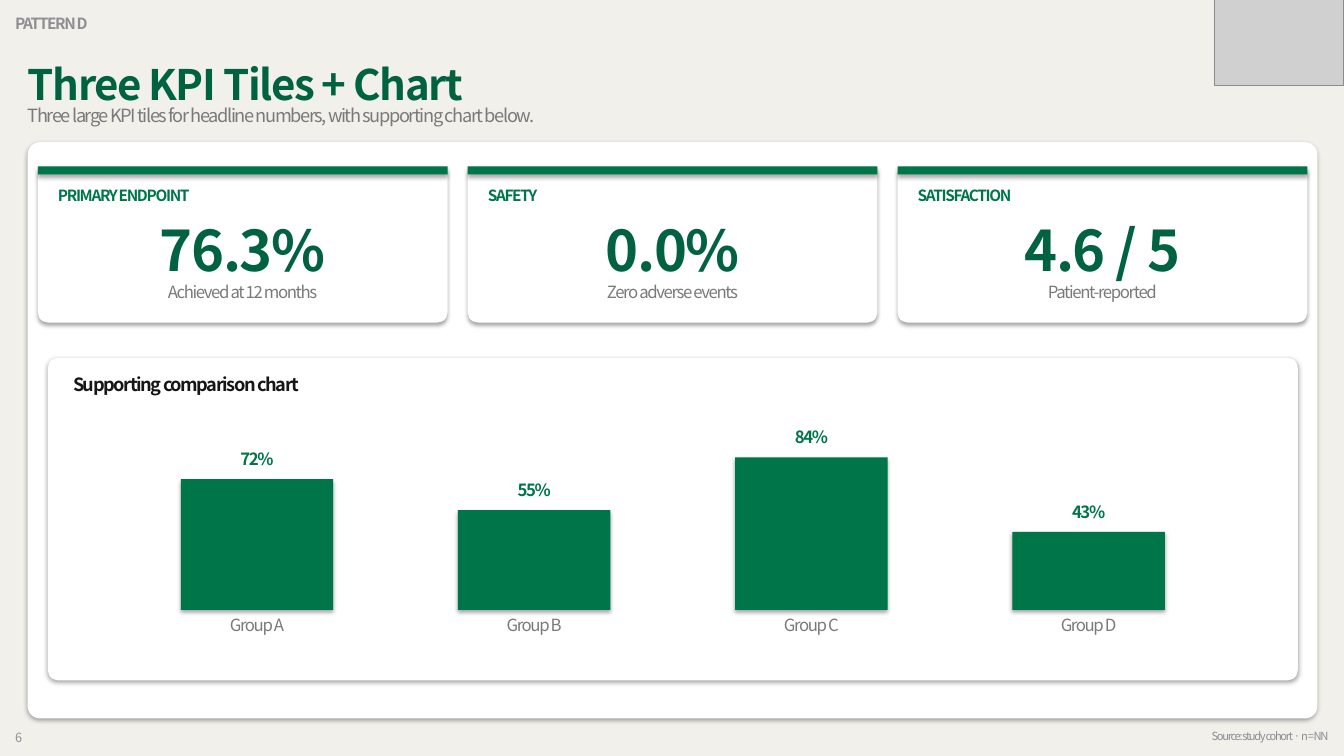
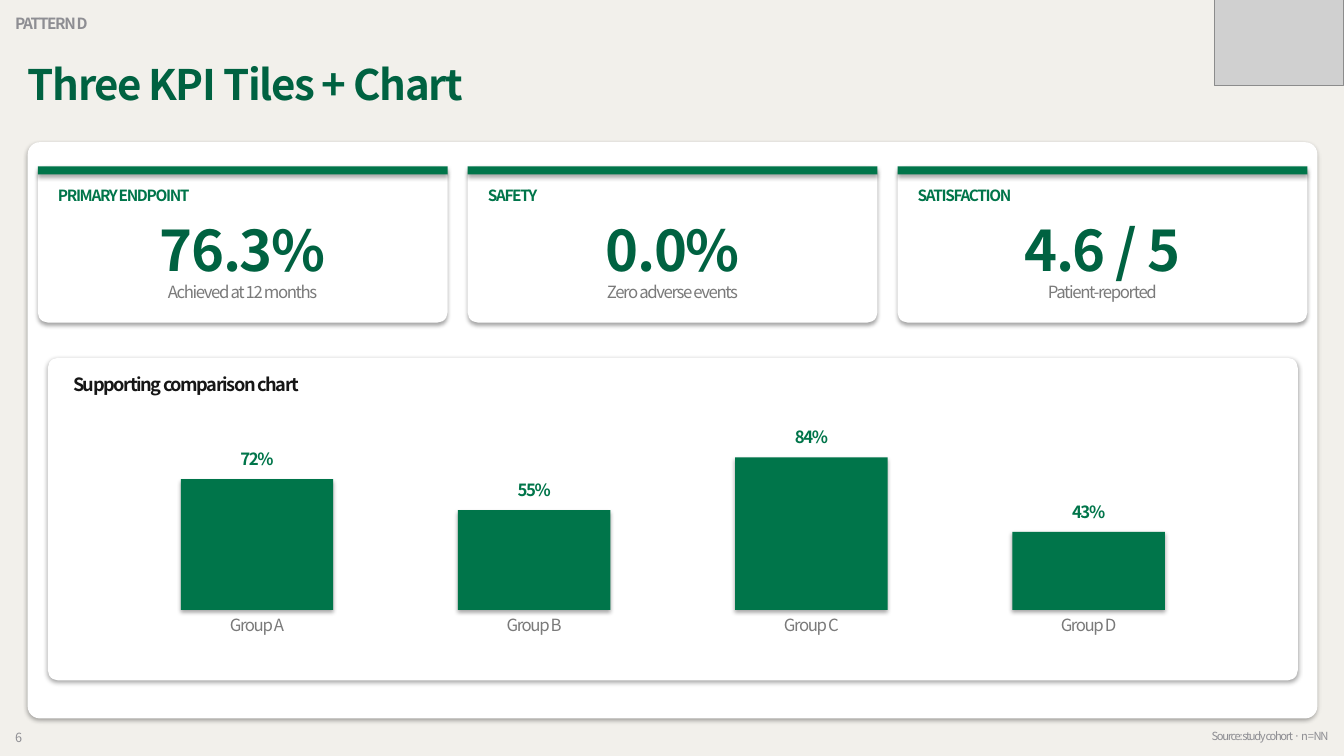
Before and after one commit to grotyx/medical-ppt-design, a slide deck: slide 6 of backbone_slides.pptx. Drawn at 1344x756 pixels with LibreOffice and Linux fonts; fonts in the diff are those of the drawing; grey boxes stand for pictures. Boxes give left, top, right and bottom in pixels: in the first picture for what was removed or moved away, otherwise in the second. Text is boxed around its words. In the diff, an @@ line names an element or a change of style, - is before the commit and + after.

```diff
--- a/backbone_slides.pptx
+++ b/backbone_slides.pptx
@@ text removed at box(28, 107, 534, 127) @@
-Three large KPI tiles for headline numbers, with supporting chart below.
```
Also in this commit, not shown: 8 other slides changed, 1 other file.
